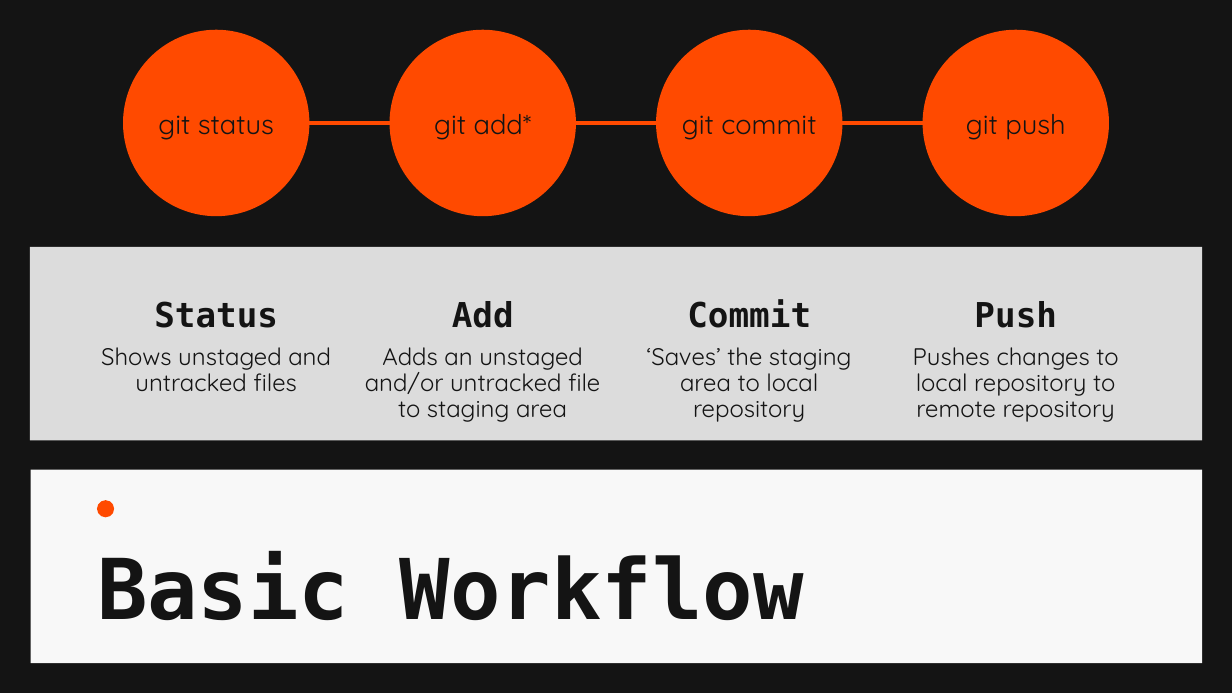
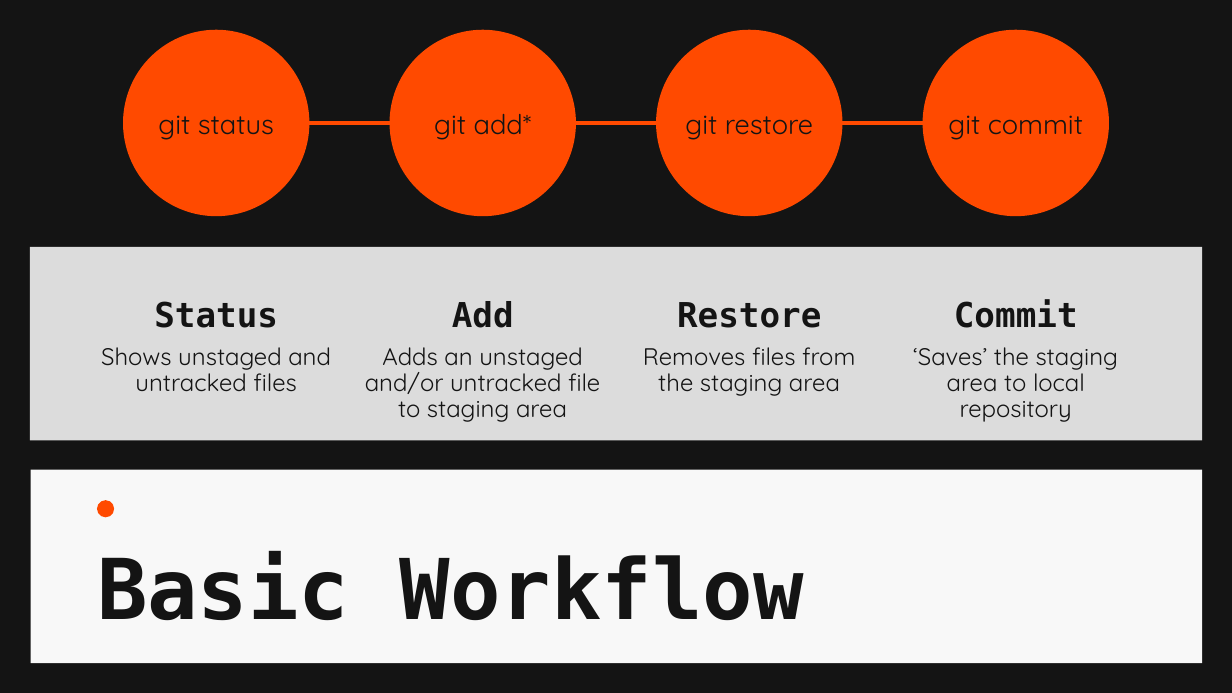
Before and after one commit to Druyv/GitGud, a slide deck: slide 13 of Basics/GitGud.pptx. Drawn at 1232x693 pixels with LibreOffice and Linux fonts; fonts in the diff are those of the drawing. Boxes give left, top, right and bottom in pixels: in the first picture for what was removed or moved away, otherwise in the second. Text is boxed around its words. In the diff, an @@ line names an element or a change of style, - is before the commit and + after.

Commit message:
Updated images to reflect text, added git restore

```diff
--- a/Basics/GitGud.pptx
+++ b/Basics/GitGud.pptx
@@ text at (685, 115, 813, 140): text changed @@
-git commit
+git restore
@@ text at (948, 115, 1083, 140): text changed @@
-git push
+git commit
@@ text at (677, 302, 821, 328): text changed @@
-Commit
+Restore
@@ text at (954, 300, 1078, 328): text changed @@
-Push
+Commit
@@ text at (643, 347, 855, 396): text changed @@
-‘Saves’ the staging area to local repository
+Removes files from the staging area
@@ text at (913, 347, 1118, 422): text changed @@
-Pushes changes to local repository to remote repository
+‘Saves’ the staging area to local repository
```
Also in this commit, not shown: 1 other slide changed, 2 other files.
